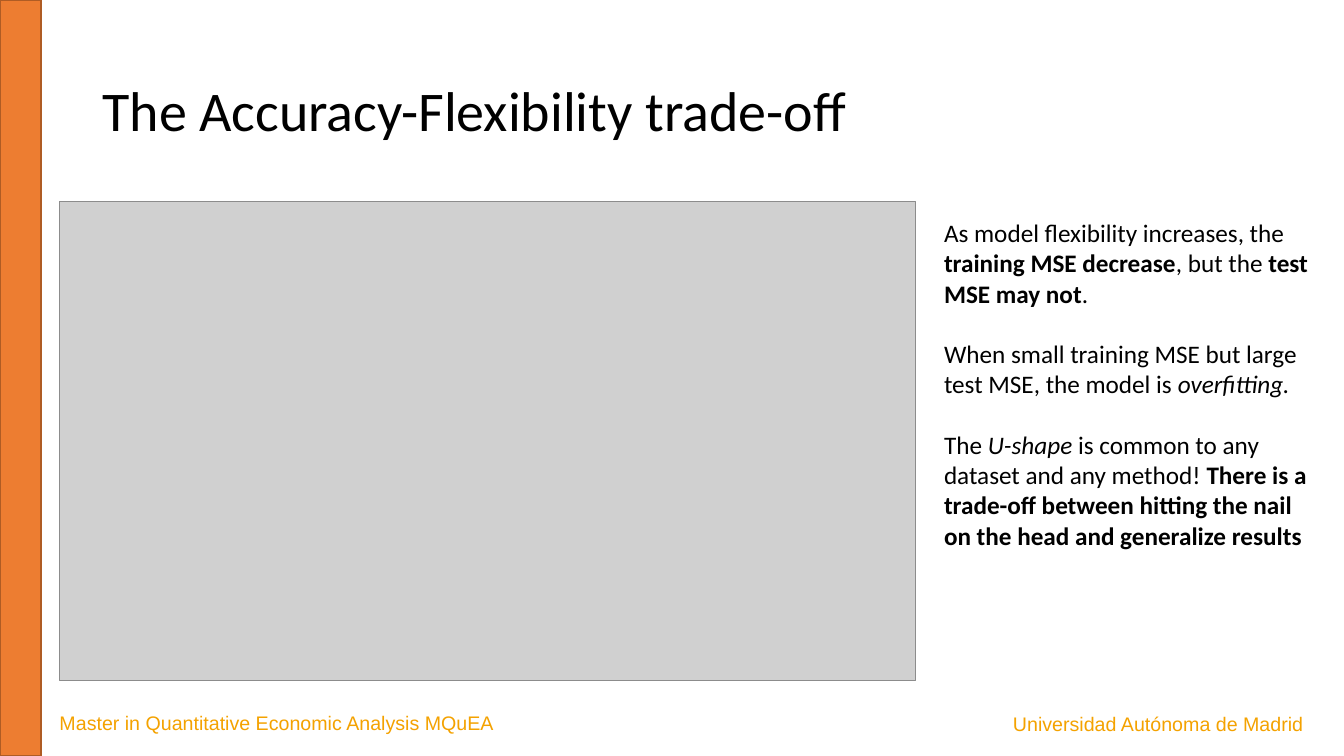
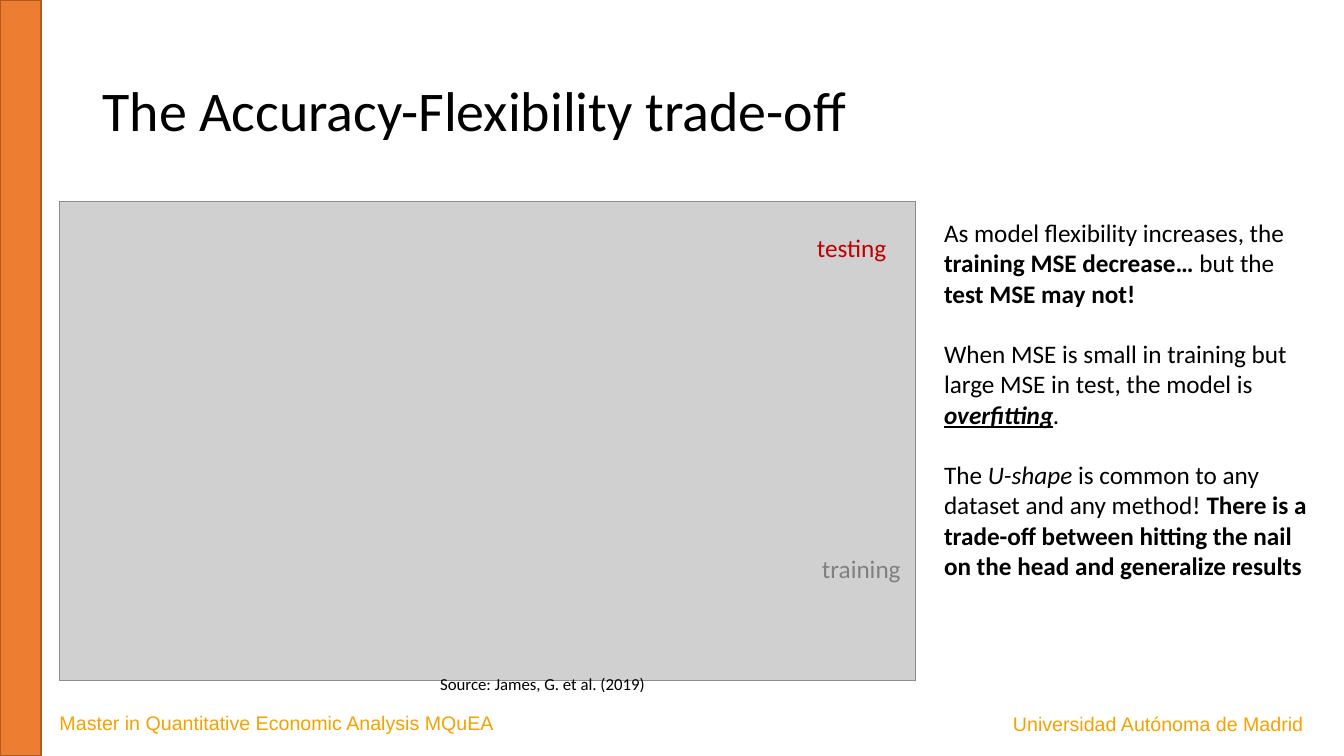
Before and after one commit to JavierBas/IMLEF-MQuEA, a slide deck: slide 12 of Course content/Slides/Topic 1 What is ML.pptx. Drawn at 1344x756 pixels with LibreOffice and Linux fonts; fonts in the diff are those of the drawing; grey boxes stand for pictures. Boxes give left, top, right and bottom in pixels: in the first picture for what was removed or moved away, otherwise in the second. Text is boxed around its words. In the diff, an @@ line names an element or a change of style, - is before the commit and + after.

```diff
--- a/Course content/Slides/Topic 1 What is ML.pptx
+++ b/Course content/Slides/Topic 1 What is ML.pptx
@@ text added at (x1=817, y1=239, x2=886, y2=262), 18 pt, text #C00000 @@
+testing
@@ text at (x1=944, y1=224, x2=1287, y2=429): text changed @@
-As model flexibility increases, the training MSE decrease, but the test MSE may not.
-When small training MSE but large test MSE, the model is overfitting.
+As model flexibility increases, the training MSE decrease… but the test MSE may not!
+When MSE is small in training but large MSE in test, the model is overfitting.
@@ text added at (x1=822, y1=561, x2=901, y2=582), 18 pt, text #808080 @@
+training
@@ text added at (x1=440, y1=677, x2=644, y2=692), 12 pt, text #000000 @@
+Source: James, G. et al. (2019)
```
Also in this commit, not shown: 10 other slides changed, 1 other file.
